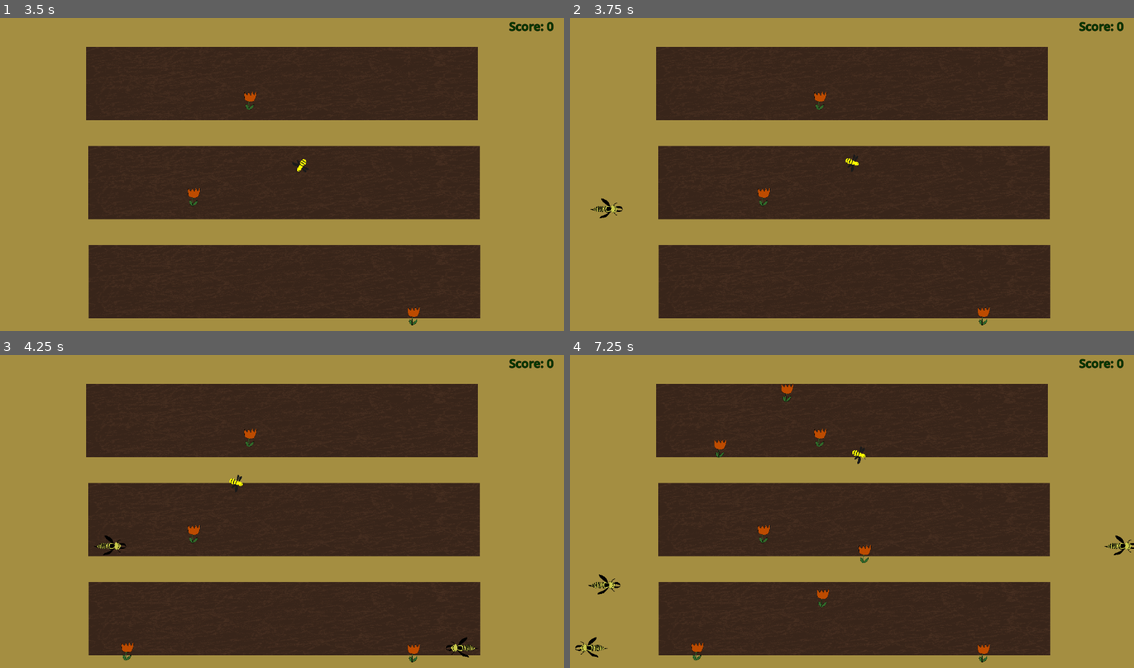
Above: before the commit, frames 1-4 (two rows, left to right).
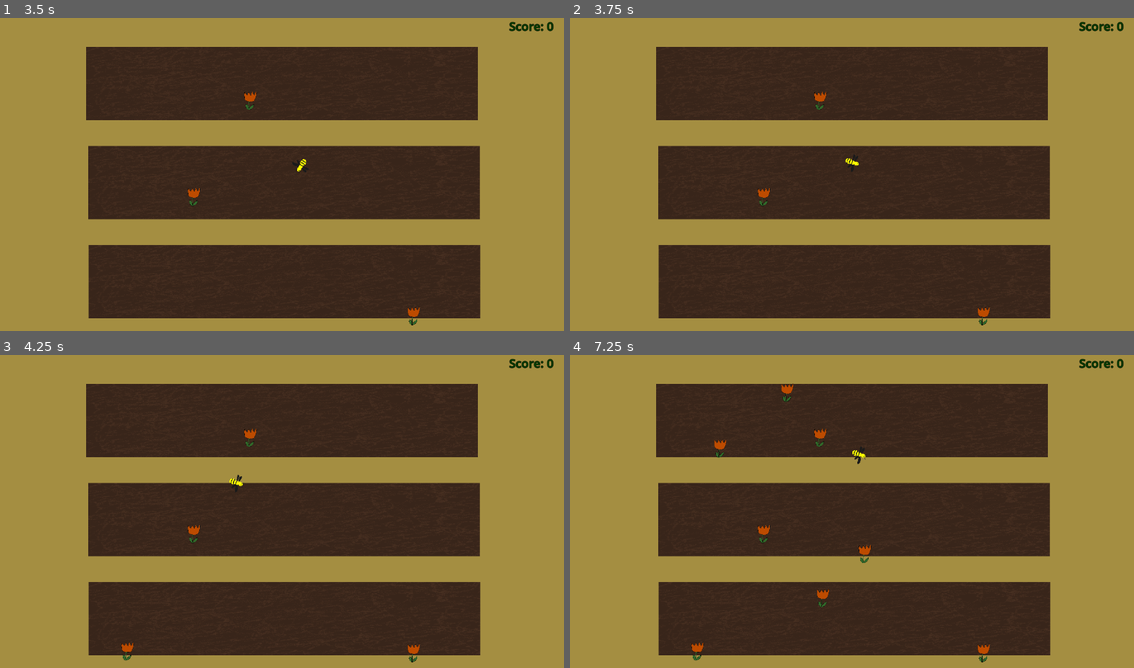
Above: after the commit, the same moments.

Repository: peterakerblom/wingless
Game: Godot game, scene res://scenes/level.tscn
Two runs of this game, one before a commit and one after it. Both use one fixed random seed, a clock stepped at 60 frames per second and the inputs below.
Inputs (mouse positions are in pixels of both pictures, inside the frame that each line leads up to):
- Up to frame 1 (3.5 s): tap Enter at 0.5 s; move the mouse to (406, 161) at 0.52 s; hold W (move_up) 0.53-1.28 s; move the mouse to (169, 193) at 1.27 s; hold S (move_down) 1.28-2.03 s; tap Space at 2 s; move the mouse to (338, 105) at 2.02 s; hold W (move_up) from 2.03 s (still down); move the mouse to (253, 240) at 2.77 s
- Up to frame 2 (3.75 s): move the mouse to (1021, 224) at 3.52 s; release W (move_up) at 3.53 s; hold S (move_down) from 3.53 s (still down)
- Up to frame 3 (4.25 s): keep holding S (move_down)
- Up to frame 4 (7.25 s): move the mouse to (682, 464) at 4.27 s; move the mouse to (880, 514) at 5.02 s; move the mouse to (767, 433) at 5.77 s; release S (move_down) at 5.78 s; hold W (move_up) from 5.78 s (still down); move the mouse to (976, 498) at 6.52 s

Frame 1 is identical in both runs. In frame 2, 0.1% of the frame differs, in the area x 3-10%, y 57-64%; in frame 3, 0.2%; in frame 4, 0.4%, in the area x 0-100%, y 57-97%.

Commit message:
spawn timers

Diff:
--- a/scenes/level.gd
+++ b/scenes/level.gd
@@ -19,3 +19,10 @@
 func incement_score(points):
 	score += points
 	update_score_label()
+
+
+func _on_timer_enemy_spawn_time_timeout() -> void:
+	GameManager.min_enemy_spawn_time = max(1, GameManager.min_enemy_spawn_time - 1)
+	GameManager.max_enemy_spawn_time = max(1, GameManager.max_enemy_spawn_time - 1)
+	print("GameManager.min_enemy_spawn_time : " + str(GameManager.min_enemy_spawn_time))
+	print("GameManager.max_enemy_spawn_time : " + str(GameManager.max_enemy_spawn_time))
--- a/scenes/level.tscn
+++ b/scenes/level.tscn
@@ -51,11 +51,13 @@
 
 [node name="SpawnLeft" parent="CanvasLayer/Spawns" instance=ExtResource("5_51k3b")]
 position = Vector2(12, 35)
-wasp_spawn_interval_min = 2.0
-wasp_spawn_interval_max = 5.0
 
 [node name="SpawnRight" parent="CanvasLayer/Spawns" instance=ExtResource("5_51k3b")]
 position = Vector2(1110, 42)
-wasp_spawn_interval_min = 2.0
-wasp_spawn_interval_max = 5.0
 flip_texture = true
+
+[node name="TimerEnemySpawnTime" type="Timer" parent="."]
+wait_time = 15.0
+autostart = true
+
+[connection signal="timeout" from="TimerEnemySpawnTime" to="." method="_on_timer_enemy_spawn_time_timeout"]
--- a/scenes/spawn.tscn
+++ b/scenes/spawn.tscn
@@ -7,8 +7,6 @@
 
 [node name="Spawn" type="StaticBody2D"]
 script = ExtResource("1_gsica")
-wasp_spawn_interval_min = null
-wasp_spawn_interval_max = null
 
 [node name="CollisionShape2D" type="CollisionShape2D" parent="."]
 position = Vector2(14, 287)
--- a/scripts/cultivation_bed.gd
+++ b/scripts/cultivation_bed.gd
@@ -37,7 +37,7 @@
 func _on_timer_timeout() -> void:
 	var flower_count = get_node("../Flowers").get_child_count()
 	if flower_count >= max_flower_count:
-		print("max_flower_count reached: " + str(flower_count))
+		#print("max_flower_count reached: " + str(flower_count))
 		return
 
 	# Hämta Area2D's storlek (rektangelns storlek från kollisionen)
--- a/scripts/game_manager.gd
+++ b/scripts/game_manager.gd
@@ -2,3 +2,17 @@
 
 var score = 0
 var high_score = 0
+
+var min_enemy_spawn_time : int = 5
+var min_enemy_spawn_time_default : int = 5
+
+var max_enemy_spawn_time : int = 10
+var max_enemy_spawn_time_default : int = 10
+
+func reset_enemy_spawner_timers():
+	min_enemy_spawn_time = min_enemy_spawn_time_default
+	max_enemy_spawn_time = max_enemy_spawn_time_default
+
+func reset_high_score():
+	score = 0
+	high_score = 0
--- a/scripts/game_over.gd
+++ b/scripts/game_over.gd
@@ -11,5 +11,6 @@
 
 
 func _on_restart_pressed():
-	GameManager.high_score = 0
+	GameManager.reset_high_score()
+	GameManager.reset_enemy_spawner_timers()
 	get_tree().reload_current_scene()
--- a/scripts/spawn.gd
+++ b/scripts/spawn.gd
@@ -1,8 +1,8 @@
 extends StaticBody2D
 
 var timer : Timer
-@export var wasp_spawn_interval_min: float = 2.0
-@export var wasp_spawn_interval_max: float = 5.0
+#@export var wasp_spawn_interval_min: float = 2.0
+#@export var wasp_spawn_interval_max: float = 5.0
 @export var flip_texture : bool = false
 
 @onready var wasp_scene = preload("res://scenes/enemies/wasp.tscn")
@@ -35,15 +35,11 @@
 	)
 	wasp.position = random_position
 	get_parent().get_parent().get_node("Enemies").add_child(wasp)
-	#add_to_group("Enemies")
 
-	#if flip_texture:
-		#wasp.flipped = true
-		#var wasp_texture = wasp.get_node("TextureRect")
-		#wasp_texture.scale.x *= -1
-
-	pass # Replace with function body.
+	set_random_spawn_interval()
 
 func set_random_spawn_interval():
-	var random_interval = randf_range(wasp_spawn_interval_min, wasp_spawn_interval_max)
+	#var random_interval = randf_range(wasp_spawn_interval_min, wasp_spawn_interval_max)
+	var random_interval = randf_range(GameManager.min_enemy_spawn_time, GameManager.max_enemy_spawn_time)
+	print("setting new time intervall")
 	timer.wait_time = random_interval
